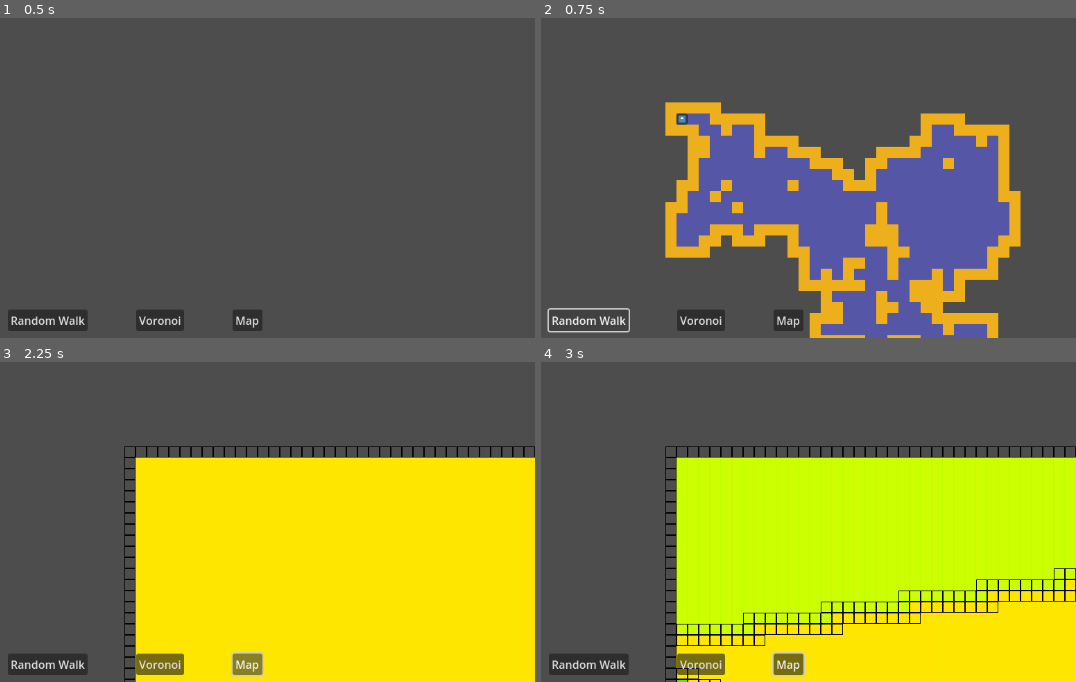
Above: before the commit, frames 1-4 (two rows, left to right).
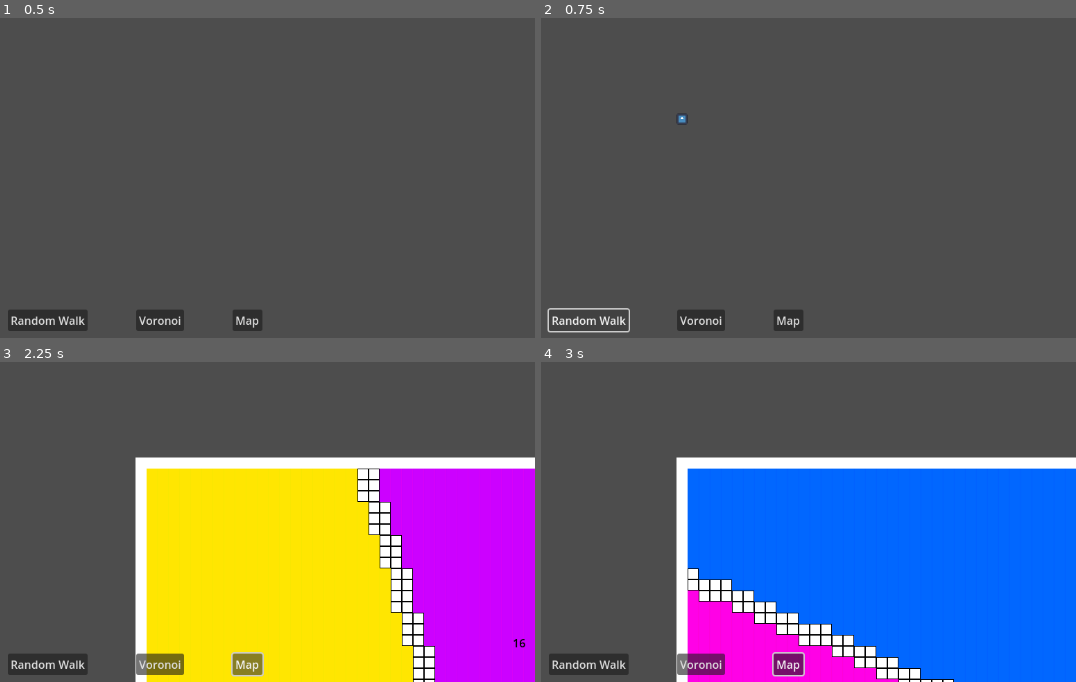
Above: after the commit, the same moments.

Repository: Diegodmbot/TFG-Procedural_Content_Generation_Godot
Game: Godot game, scene res://scenes/main.tscn
Same seed, same stepped clock (60 frames per second), same inputs: the game is played once before the commit and once after it. The engine's default icon, where the game draws it, is replaced by a stand-in: a white triangle on a blue panel in a dark square.
Inputs (mouse positions are in pixels of both pictures, inside the frame that each line leads up to):
- Up to frame 1 (0.5 s): no input
- Up to frame 2 (0.75 s): click "Random Walk" at 0.5 s
- Up to frame 3 (2.25 s): click "Voronoi" at 1.25 s; click "Map" at 2 s
- Up to frame 4 (3 s): tap Enter at 2.75 s; move the mouse to (851, 435) at 2.77 s; hold Right (move_right) from 2.78 s (still down); tap O at 2.85 s; click (851, 435) at 2.92 s

Frame 1 is identical in both runs. In frame 2, 33% of the frame differs, in the area x 23-90%, y 26-100%; in frame 3, 24%; in frame 4, 53%, in the area x 23-100%, y 26-100%.

Commit message:
Establecer las puertas a medias

Diff:
--- a/resources/BasicTileSet.tres
+++ b/resources/BasicTileSet.tres
@@ -8,23 +8,16 @@
 [sub_resource type="TileSetAtlasSource" id="TileSetAtlasSource_gh201"]
 texture = ExtResource("1_kblpw")
 0:0/0 = 0
-0:0/0/terrain_set = 0
-0:0/0/terrain = 2
 0:0/0/physics_layer_0/linear_velocity = Vector2(0, 0)
 0:0/0/physics_layer_0/angular_velocity = 0.0
 1:0/0 = 0
-1:0/0/terrain_set = 0
-1:0/0/terrain = 1
 1:0/0/physics_layer_0/linear_velocity = Vector2(0, 0)
 1:0/0/physics_layer_0/angular_velocity = 0.0
 1:0/0/physics_layer_0/polygon_0/points = PackedVector2Array(-8, -8, 8, -8, 8, 8, -8, 8)
 2:0/0 = 0
-2:0/0/terrain_set = 0
 2:0/0/physics_layer_0/linear_velocity = Vector2(0, 0)
 2:0/0/physics_layer_0/angular_velocity = 0.0
 3:0/0 = 0
-3:0/0/terrain_set = 0
-3:0/0/terrain = 0
 3:0/0/physics_layer_0/linear_velocity = Vector2(0, 0)
 3:0/0/physics_layer_0/angular_velocity = 0.0
 
@@ -118,13 +111,6 @@
 
 [resource]
 physics_layer_0/collision_layer = 1
-terrain_set_0/mode = 2
-terrain_set_0/terrain_0/name = "Floor"
-terrain_set_0/terrain_0/color = Color(0.701961, 0.0980392, 0.196078, 1)
-terrain_set_0/terrain_1/name = "Wall"
-terrain_set_0/terrain_1/color = Color(0.388235, 0.270588, 1, 1)
-terrain_set_0/terrain_2/name = "Door"
-terrain_set_0/terrain_2/color = Color(0.960784, 0.937255, 0.941176, 1)
 sources/0 = SubResource("TileSetAtlasSource_gh201")
 sources/1 = SubResource("TileSetAtlasSource_oo134")
 sources/2 = SubResource("TileSetAtlasSource_pysth")
--- a/scenes/drag_camera.tscn
+++ b/scenes/drag_camera.tscn
@@ -1,6 +1,6 @@
 [gd_scene load_steps=2 format=3 uid="uid://blm53jygasxpi"]
 
-[ext_resource type="Script" path="res://DragCamera.gd" id="1_48xw1"]
+[ext_resource type="Script" path="res://scenes/DragCamera.gd" id="1_48xw1"]
 
 [node name="DragCamera" type="Camera2D"]
 drag_horizontal_enabled = true
--- a/scenes/map.gd
+++ b/scenes/map.gd
@@ -6,9 +6,10 @@
 
 var room_scene = preload("res://scenes/room.tscn")
 var adjacent_rooms
-
+var map_borders: Rect2
 
 func _ready():
+	map_borders = voronoi_diagram_component.borders
 	generate_rooms()
 	generate_walls()
 	find_adjacent_rooms()
@@ -29,24 +30,20 @@
 		room.set_area_borders()
 
 
-#refactor
+
 func find_adjacent_rooms():
 	for room in rooms.get_children():
 		for other_room in rooms.get_children():
 			if room != other_room:
-				if is_adjacent_room(room, other_room):
-					room.add_neighbor(other_room.id)
+				for wall in room.area_borders:
+					if is_adjacent_point(wall, other_room):
+						room.add_neighbor(other_room.id)
+						break
 
-
-func is_adjacent_room(room: Room, other_room: Room):
-	for wall in room.get_area_borders():
-		if is_adjacent_point(wall, other_room):
-			return true
-	return false
 
 
 func is_adjacent_point(point: Vector2, room: Room):
-	for wall in room.get_area_borders():
+	for wall in room.area_borders:
 		if point.distance_to(wall) <= 1:
 			return true
 	return false
@@ -58,7 +55,11 @@
 
 
 func set_doors():
-	pass
+	for room in rooms.get_children():
+		for wall in room.area_borders:
+			if map_borders.grow(-1).has_point(wall):
+				room.add_avaible_door_position(room.id, wall)
+				pass
 
 
 func draw_map():
@@ -66,5 +67,8 @@
 		var tile_coords = Vector2(room.id,3)
 		for citizen in room.citizens:
 			tile_map.set_cell(0, citizen, 1, tile_coords)
-		for wall in room.get_area_borders():
-			tile_map.set_cell(1, wall, 2, Vector2(0,0))
+		for wall in room.area_borders:
+			tile_map.set_cell(1, wall, 6, Vector2(0,0))
+		for wall in room.get_posible_doors_position():
+			for door in wall["walls"]:
+				tile_map.set_cell(2, door, 2, Vector2(0,0))
--- a/scenes/map.tscn
+++ b/scenes/map.tscn
@@ -8,14 +8,16 @@
 script = ExtResource("1_f80va")
 
 [node name="VoronoiDiagramComponent" parent="." instance=ExtResource("2_2lup3")]
-points_limit = 10
+points_limit = 20
 borders = Rect2(0, 0, 100, 100)
 
 [node name="TileMap" type="TileMap" parent="."]
 tile_set = ExtResource("3_8pvyh")
 format = 2
 layer_0/name = "Ground"
-layer_1/name = "Mark"
+layer_1/name = "Walls"
 layer_1/tile_data = PackedInt32Array()
+layer_2/name = "Doors"
+layer_2/tile_data = PackedInt32Array()
 
 [node name="Rooms" type="Node2D" parent="."]
--- a/scenes/room.gd
+++ b/scenes/room.gd
@@ -8,7 +8,8 @@
 var citizens: Array
 var area_borders = []
 var neighbors = []
-var avaible_doors: Array[Dictionary] # {"id": int, "walls": Array[Vector2]}
+var avaible_door_positions: Array[Dictionary] # {"room_id": int, "walls": Array[Vector2]}
+var doors: Array[Dictionary] # {"room_id": int, "coords": Vector2}
 
 
 func set_room(id: int, coords: Vector2, citizens: Array):
@@ -25,26 +26,28 @@
 
 func set_area_borders():
 	for point in citizens:
-		for i in 8:
-			var rotation = (i+1)*PI/4
-			var wall = point + Vector2.RIGHT.rotated(rotation).round()
-			if not citizens.has(wall):
-				area_borders.append({"id": self.id, "coords" : wall})
+		for i in 4:
+			var rotation_radians = (i+1)*PI/2
+			#var rotation_radians = (i+1)*PI/4
+			var wall = point + Vector2.RIGHT.rotated(rotation_radians).round()
+			if not citizens.has(wall) and not area_borders.has(point):
+				area_borders.append(point)
 
 
-func get_area_borders():
-	var area_borders_coords = []
-	for wall in area_borders:
-		area_borders_coords.append(wall["coords"])
-	return area_borders_coords
+func get_posible_doors_position():
+	return avaible_door_positions
 
 
-func add_avaible_door(room_id: int, wall: Vector2):
+func add_avaible_door_position(room_id: int, wall: Vector2):
 	var room_found = false
-	for room in avaible_doors:
-		if room.find_key("id") == room_id:
+	for room in avaible_door_positions:
+		if room["room_id"] == room_id:
 			room_found = true
 			room["walls"].append(wall)
 	if room_found == false:
-		var new_room = {"id": room_id, "walls": Array([wall])}
-		avaible_doors.append(new_room)
+		var new_room = {"room_id": room_id, "walls": Array([wall])}
+		avaible_door_positions.append(new_room)
+
+
+func set_door(room_id: int, coords: Vector2):
+	doors.append({"room_id": room_id, "coords": coords})
--- a/scenes/test.gd
+++ b/scenes/test.gd
@@ -2,6 +2,8 @@
 
 
 func _ready():
-	var arr: Array[Array]
-	arr.append([Vector2.ZERO,Vector2.ONE])
-	print(arr[0][1])
+	var a = Vector2(0,0)
+	var b = Vector2(1,0)
+	var c = Vector2(1,1)
+	print(a.distance_to(b))
+	print(a.distance_to(c))
Renamed: DragCamera.gd -> scenes/DragCamera.gd
Not shown, added: scenes/rooC15E.tmp
Not shown, added: scenes/rooDE8A.tmp
